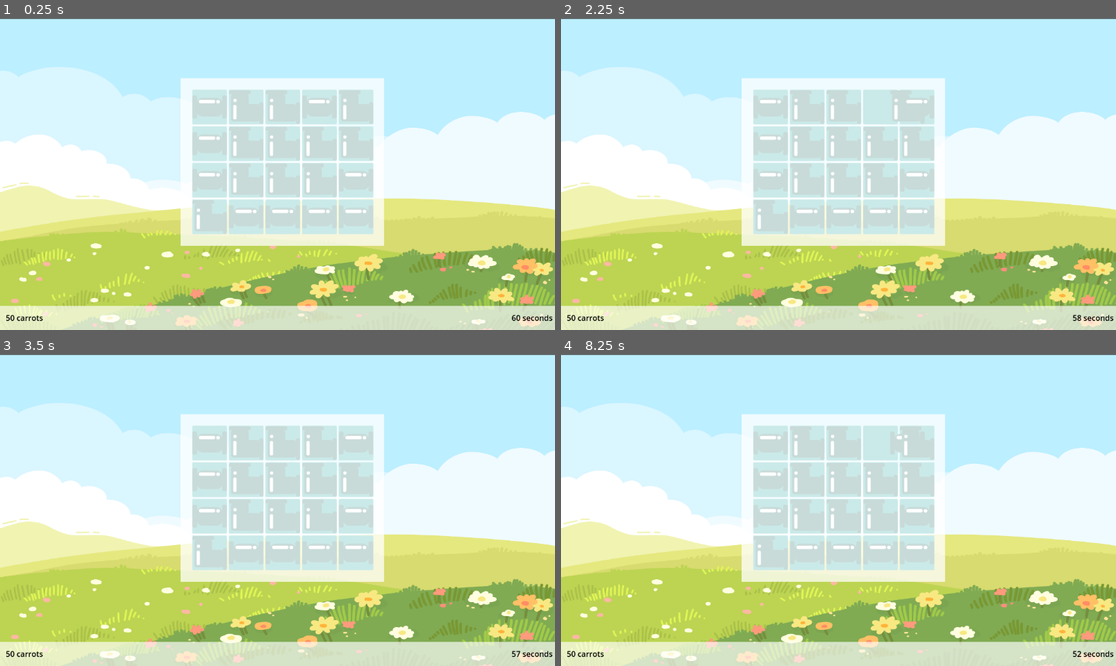
Above: before the commit, frames 1-4 (two rows, left to right).
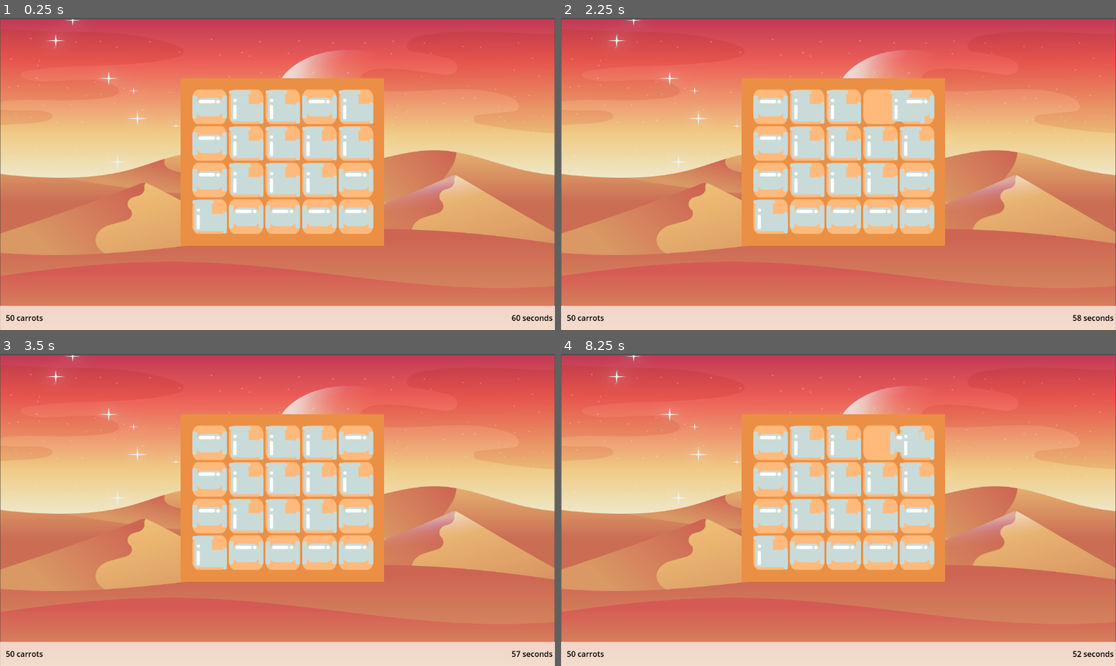
Above: after the commit, the same moments.

Repository: iPanja/gd_bunnies
Game: Godot game, scene res://Levels/puzzle_level.tscn
Same seed, same stepped clock (60 frames per second), same inputs: the game is played once before the commit and once after it.
Inputs (mouse positions are in pixels of both pictures, inside the frame that each line leads up to):
- Up to frame 1 (0.25 s): no input
- Up to frame 2 (2.25 s): tap Enter at 0.5, 2 s; move the mouse to (960, 158) at 0.52 s; click (960, 158) at 0.6 s; tap Space at 1.25 s; move the mouse to (727, 189) at 1.27 s; click (727, 189) at 1.35 s; move the mouse to (894, 105) at 2.02 s; click (894, 105) at 2.1 s
- Up to frame 3 (3.5 s): tap Space at 2.75 s; move the mouse to (249, 572) at 2.77 s; click (249, 572) at 2.85 s
- Up to frame 4 (8.25 s): tap Enter at 3.5 s; move the mouse to (1005, 556) at 3.52 s; click (1005, 556) at 3.6 s; tap Space at 4.25 s; move the mouse to (672, 463) at 4.27 s; click (672, 463) at 4.35 s; move the mouse to (866, 510) at 5.02 s; click (866, 510) at 5.1 s; move the mouse to (755, 432) at 5.77 s; click (755, 432) at 5.85 s; move the mouse to (960, 494) at 6.52 s; click (960, 494) at 6.6 s; move the mouse to (727, 525) at 7.27 s; click (727, 525) at 7.35 s; move the mouse to (894, 441) at 8.02 s; click (894, 441) at 8.1 s

The runs differ from the first frame. In frame 1, 90% of the frame differs, in the area x 0-100%, y 0-100%; in frame 2, 90%; in frame 3, 90%; in frame 4, 90%.

Commit message:
custom biome support

Diff:
--- a/Levels/puzzle_level.tscn
+++ b/Levels/puzzle_level.tscn
@@ -1,7 +1,7 @@
 [gd_scene load_steps=8 format=3 uid="uid://bm7qmt3nh6tux"]
 
 [ext_resource type="Script" path="res://Scripts/PuzzleManager.gd" id="1_5uxo7"]
-[ext_resource type="Resource" uid="uid://pqwmerkx2ans" path="res://Resources/Biomes/Grass.tres" id="2_f23e7"]
+[ext_resource type="Resource" uid="uid://bgs0rdlho31yi" path="res://Resources/Biomes/Sand.tres" id="2_erbul"]
 [ext_resource type="Texture2D" uid="uid://cjhub0kjji6ru" path="res://Assets/Biomes/Grass/Background.png" id="3_qlxtp"]
 [ext_resource type="PackedScene" uid="uid://wlui8r1qvj" path="res://Scenes/Slot.tscn" id="4_urrgc"]
 [ext_resource type="Script" path="res://Scripts/UI/PlayerUI.gd" id="5_wjbot"]
@@ -15,7 +15,7 @@
 [node name="PuzzleLevel" type="Node2D" node_paths=PackedStringArray("puzzle_container")]
 script = ExtResource("1_5uxo7")
 puzzle_container = NodePath("PuzzleBackdrop")
-biome = ExtResource("2_f23e7")
+biome = ExtResource("2_erbul")
 
 [node name="Background" type="Sprite2D" parent="."]
 position = Vector2(576, 326)
--- a/Resources/Biomes/Biome.gd
+++ b/Resources/Biomes/Biome.gd
@@ -7,5 +7,9 @@
 @export var cols: int
 @export var time: int # Seconds
 @export var obstacles: bool
+
 @export var background: Texture2D
+@export var board_backrgound: Texture2D
 @export var tile_background: Texture2D
+@export var hidden_cover: Texture2D
+@export var board_background_color: Color
--- a/Resources/Biomes/Grass.tres
+++ b/Resources/Biomes/Grass.tres
@@ -13,3 +13,4 @@
 obstacles = false
 background = ExtResource("1_ieppw")
 tile_background = ExtResource("3_o8qkl")
+board_background_color = Color(1, 1, 1, 1)
--- /dev/null
+++ b/Resources/Biomes/Sand.tres
@@ -0,0 +1,20 @@
+[gd_resource type="Resource" script_class="Biome" load_steps=6 format=3 uid="uid://bgs0rdlho31yi"]
+
+[ext_resource type="Script" path="res://Resources/Biomes/Biome.gd" id="1_gpgdw"]
+[ext_resource type="Texture2D" uid="uid://n44v8raylumw" path="res://Assets/Biomes/Sand/BG.PNG" id="1_tn2pe"]
+[ext_resource type="Texture2D" uid="uid://bjr26x0tgww8u" path="res://Assets/Biomes/Sand/Board_BG.PNG" id="2_la0yb"]
+[ext_resource type="Texture2D" uid="uid://dyuncgvameaga" path="res://Assets/Biomes/Sand/Tile_BG.PNG" id="3_s7c3o"]
+[ext_resource type="Texture2D" uid="uid://ckf1fmkdwdc0k" path="res://Assets/Biomes/Sand/Hidden_Cover.PNG" id="3_svall"]
+
+[resource]
+script = ExtResource("1_gpgdw")
+name = "Sand"
+rows = 4
+cols = 5
+time = 60
+obstacles = false
+background = ExtResource("1_tn2pe")
+board_backrgound = ExtResource("2_la0yb")
+tile_background = ExtResource("3_s7c3o")
+hidden_cover = ExtResource("3_svall")
+board_background_color = Color(0.917647, 0.560784, 0.266667, 1)
--- a/Resources/Pipes/PipeData.gd
+++ b/Resources/Pipes/PipeData.gd
@@ -2,9 +2,14 @@
 class_name PipeData
 
 enum PipeType { straight, curved, obstacle }
+enum Direction {NORTH = 0, EAST = 1, SOUTH = 2, WEST = 3}
 
 @export var type: PipeType
 @export var texture: Texture
+@export var inouts: Array[Direction]
 
-func isDraggable():
+func is_draggable():
 	return type == PipeType.obstacle
+
+func get_inouts(rotation: int = 0):
+	return inouts
--- a/Scenes/Slot.tscn
+++ b/Scenes/Slot.tscn
@@ -6,8 +6,8 @@
 
 [sub_resource type="StyleBoxTexture" id="StyleBoxTexture_73i32"]
 texture = ExtResource("1_k17up")
-expand_margin_top = 18.0
-expand_margin_bottom = 18.0
+expand_margin_top = 13.0
+expand_margin_bottom = 13.0
 
 [node name="Slot" type="Control"]
 custom_minimum_size = Vector2(72, 72)
--- a/Scripts/PuzzleManager.gd
+++ b/Scripts/PuzzleManager.gd
@@ -6,6 +6,7 @@
 
 # Calculated onready
 @onready var background = $Background
+@onready var puzzle_backdrop = $PuzzleBackdrop
 @onready var grid_container = $PuzzleBackdrop/GridContainer
 @onready var timer = $Timer
 
@@ -50,7 +51,16 @@
 	grid_container.set_size(Vector2(piece_size*cols, piece_size*rows))
 	grid_container.position += Vector2(padding, padding)
 
+	# Biome asthetics
 	background.texture = biome.background
+	# Stretch background to fix screen size
+	var screen_size = get_viewport_rect().size
+	var scale_x = screen_size.x / background.texture.get_width()
+	var scale_y = screen_size.y / background.texture.get_height()
+	background.scale = Vector2(scale_x, scale_y)
+
+	puzzle_backdrop.color = biome.board_background_color
+
 
 	random_board()
 	populate_board(board)
@@ -97,6 +107,7 @@
 		#slot.get_node("Panel/Node2D").connect("piece_dropped", _on_puzzle_piece_dropped)
 		slot.connect("on_pipe_dropped", _on_puzzle_piece_dropped)
 		slot.connect("on_swap_animation_finish", on_swap_animation_finish)
+		slot.set_panel_texture(biome.tile_background)
 
 		if slot_data: # This should always be true -> no empty slots will exist on the board
 			slot.set_slot_data(slot_data, index)
@@ -137,8 +148,8 @@
 	pipe_node.call("reset_to_initial_pos")
 
 func is_inside_grid_container(position: Vector2) -> bool:
-	var grid_min = grid_container.get_window().min_size
-	var grid_max = grid_container.get_window().max_size
+	var grid_min = grid_container.global_position
+	var grid_max = grid_min + grid_container.get_size()
 
 	return (position.x >= grid_min.x && position.x <= grid_max.x) && (position.y >= grid_min.y && position.y <= grid_max.y)
 
--- a/Scripts/Slot.gd
+++ b/Scripts/Slot.gd
@@ -3,6 +3,7 @@
 @export var slot_data: SlotData
 @export var index: int
 
+@onready var panel = $Panel
 @onready var pipe_node: Node2D = $Panel/Node2D
 
 signal on_pipe_dropped(pipe_node, slot_data) # Signal that should be used by outside forces (Game Manager)
@@ -18,6 +19,12 @@
 	self.index = new_index
 	pipe_node.set_data(new_slot_data.pipe_data)
 
+func set_panel_texture(texture: Texture2D):
+	var _theme = panel.theme
+	var stylebox = panel.get_theme_stylebox("panel")
+	stylebox.texture = texture
+	#panel.texture = texture
+
 func set_pipe_global_position(global_position: Vector2):
 	pipe_node.global_position = global_position
 
Binary file added: Assets/Biomes/Sand/BG.PNG
Not shown, added: Assets/Biomes/Sand/BG.PNG.import
Binary file added: Assets/Biomes/Sand/Board_BG.PNG
Not shown, added: Assets/Biomes/Sand/Board_BG.PNG.import
Binary file added: Assets/Biomes/Sand/Hidden_Cover.PNG
Not shown, added: Assets/Biomes/Sand/Hidden_Cover.PNG.import
Binary file added: Assets/Biomes/Sand/Tile_BG.png
Not shown, added: Assets/Biomes/Sand/Tile_BG.png.import
